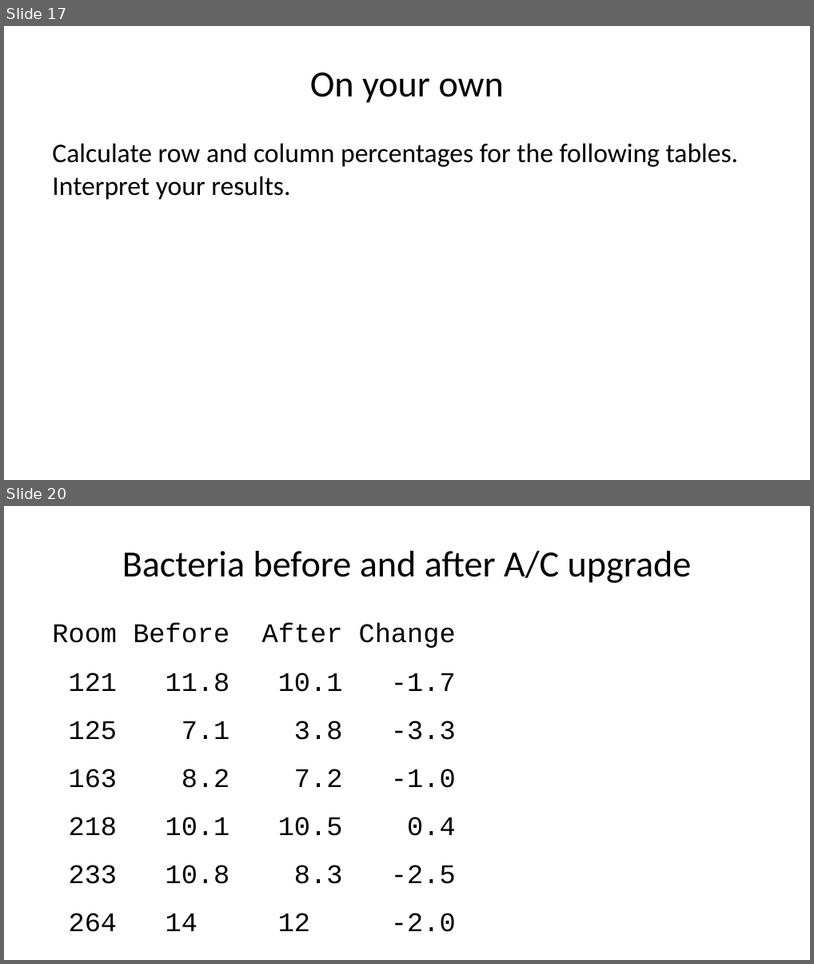
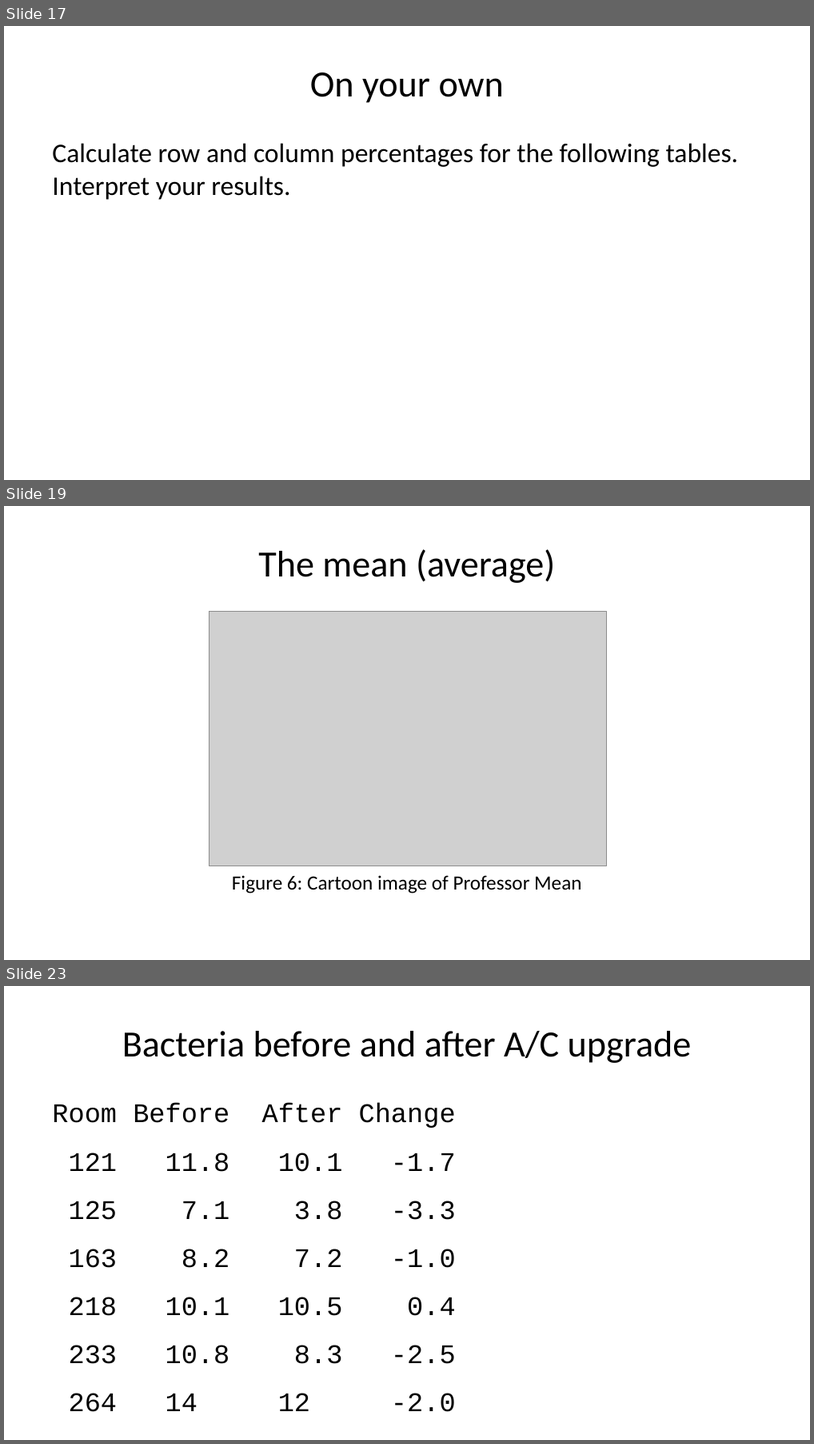
Before and after one commit to pmean/talks, a slide deck: clinical-statistics/day-one.pptx. Shown one above the other, each under a label of ours: slides 17 and 20 before the commit, slides 17, 19 and 23 after it; the slides between them are not shown. The pictures are 814x964 and 814x1444 pixels, drawn with LibreOffice and Linux fonts; fonts in the diff are those of the drawing; grey boxes stand for pictures. Boxes give left, top, right and bottom in pixels: in the first picture for what was removed or moved away, otherwise in the second. Text is boxed around its words. In the diff, an @@ line names an element or a change of style, - is before the commit and + after.

```diff
--- a/clinical-statistics/day-one.pptx
+++ b/clinical-statistics/day-one.pptx
@@ slide 19 added at bbox=[4, 506, 810, 960], background #FFFFFF @@
@@ title added at bbox=[258, 549, 555, 583], 33 pt, text #000000 @@
+The mean (average)
@@ picture added at bbox=[209, 612, 606, 866] @@
@@ text added at bbox=[232, 875, 582, 893], 18 pt, text #000000 @@
+Figure 6: Cartoon image of Professor Mean
@@ what was slide 20 is now slide 23 @@
```
Also in this commit, not shown: 6 slides changed, 3 other slides added, 6 other files.
